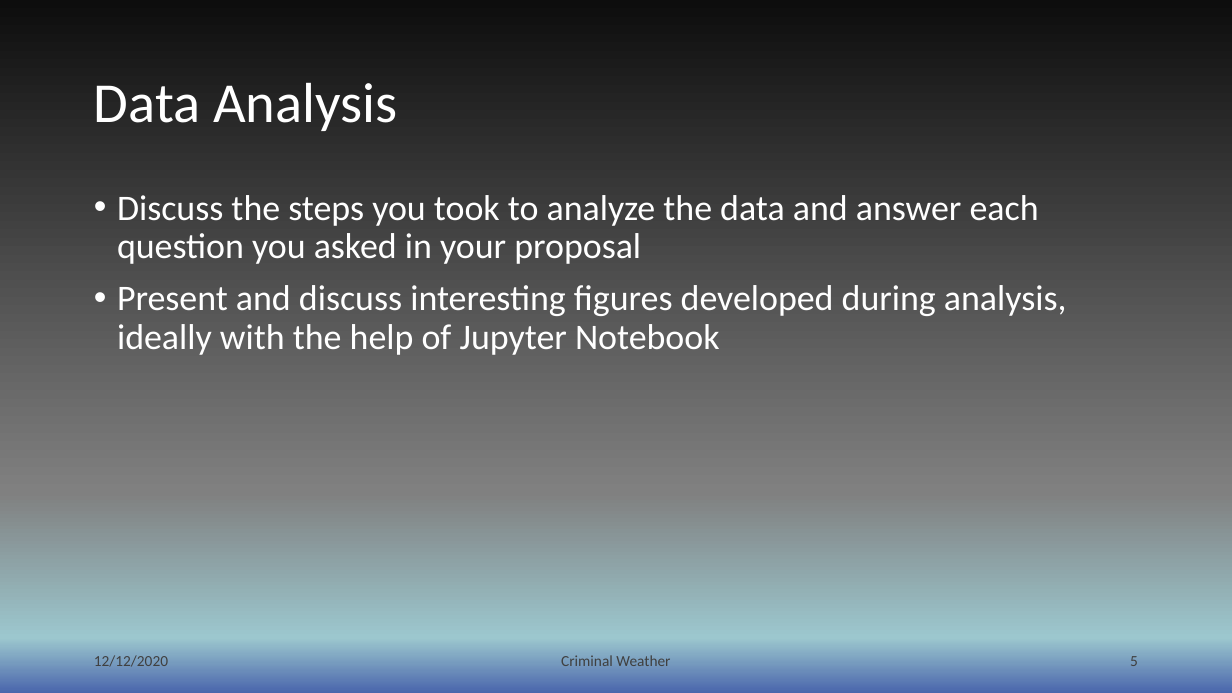
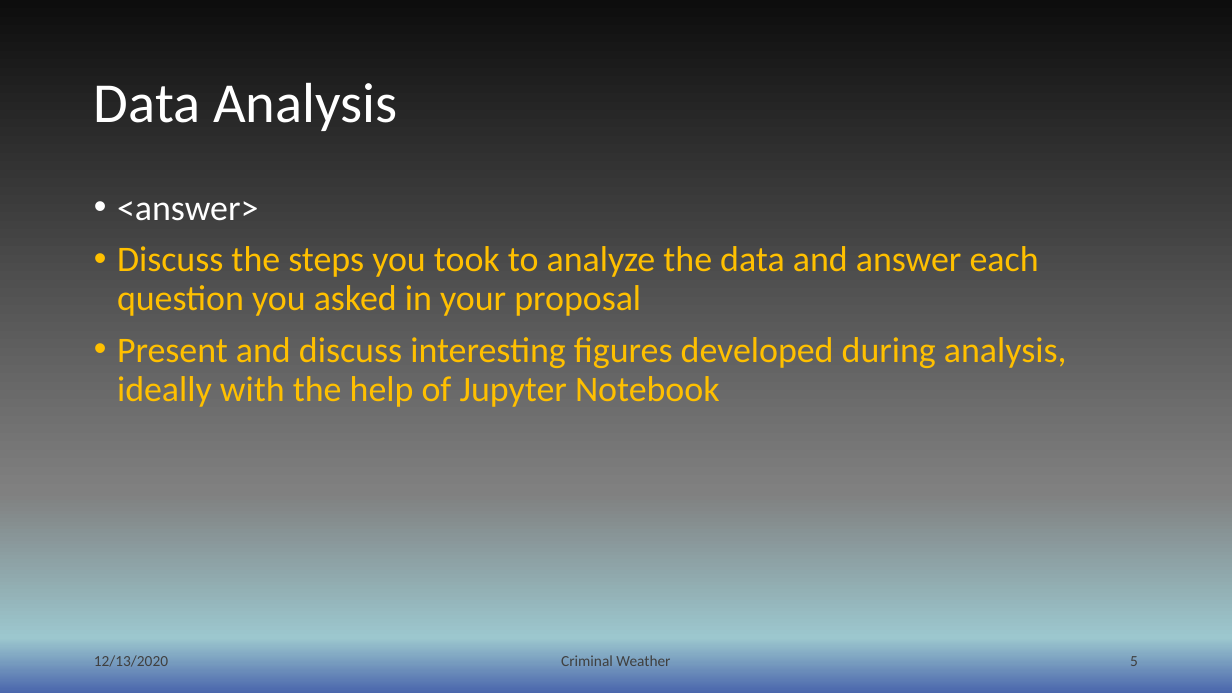
Before and after one commit to mnolker/Criminal_Weather_Denver, a slide deck: slide 5 of Criminal_Weather.pptx. Drawn at 1232x693 pixels with LibreOffice and Linux fonts; fonts in the diff are those of the drawing. Boxes give left, top, right and bottom in pixels: in the first picture for what was removed or moved away, otherwise in the second. Text is boxed around its words. In the diff, an @@ line names an element or a change of style, - is before the commit and + after.

```diff
--- a/Criminal_Weather.pptx
+++ b/Criminal_Weather.pptx
@@ text at [117,201,258,221]: paragraph added @@
+• <answer>
@@ text at [117,246,1067,407]: text colour #FFFFFF to #FFC000 @@
@@ text at [94,655,168,667]: text changed @@
-12/12/2020
+12/13/2020
```
Also in this commit, not shown: 4 other slides changed, 3 slides added, 3 slides removed, 9 other files.
